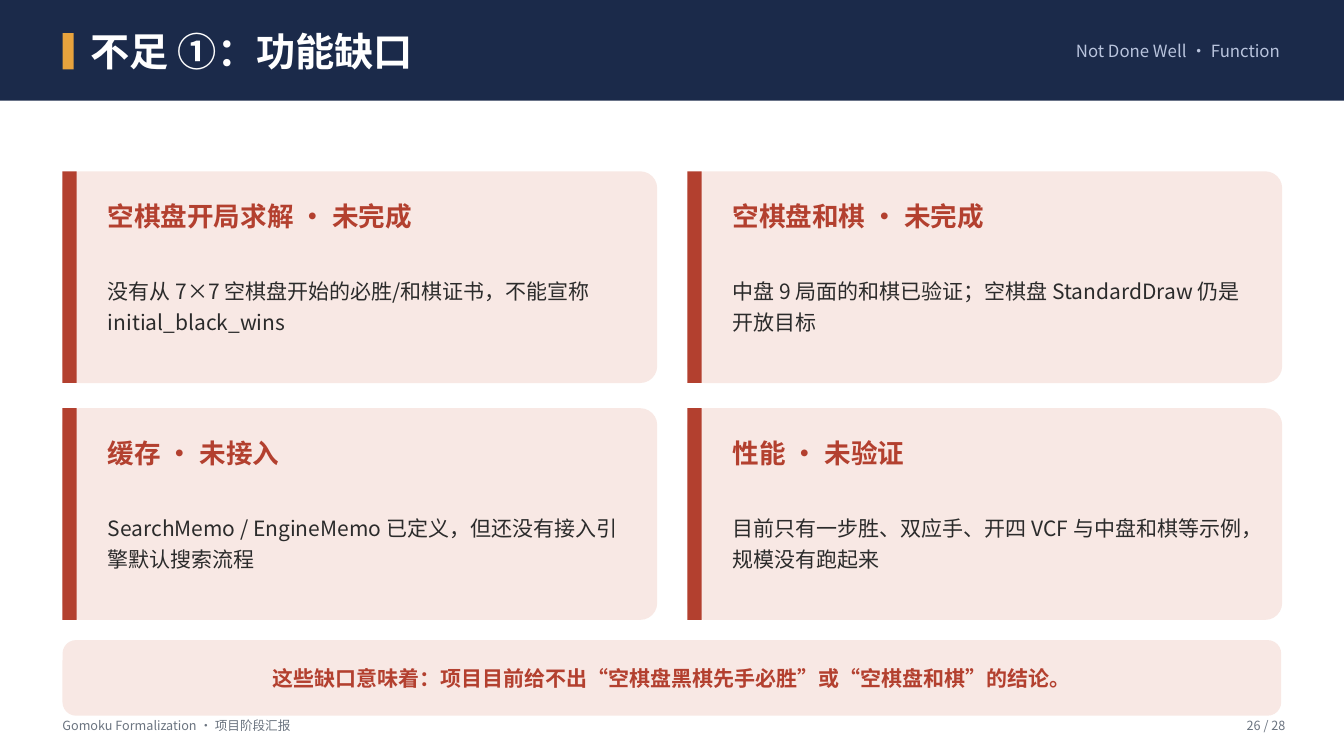
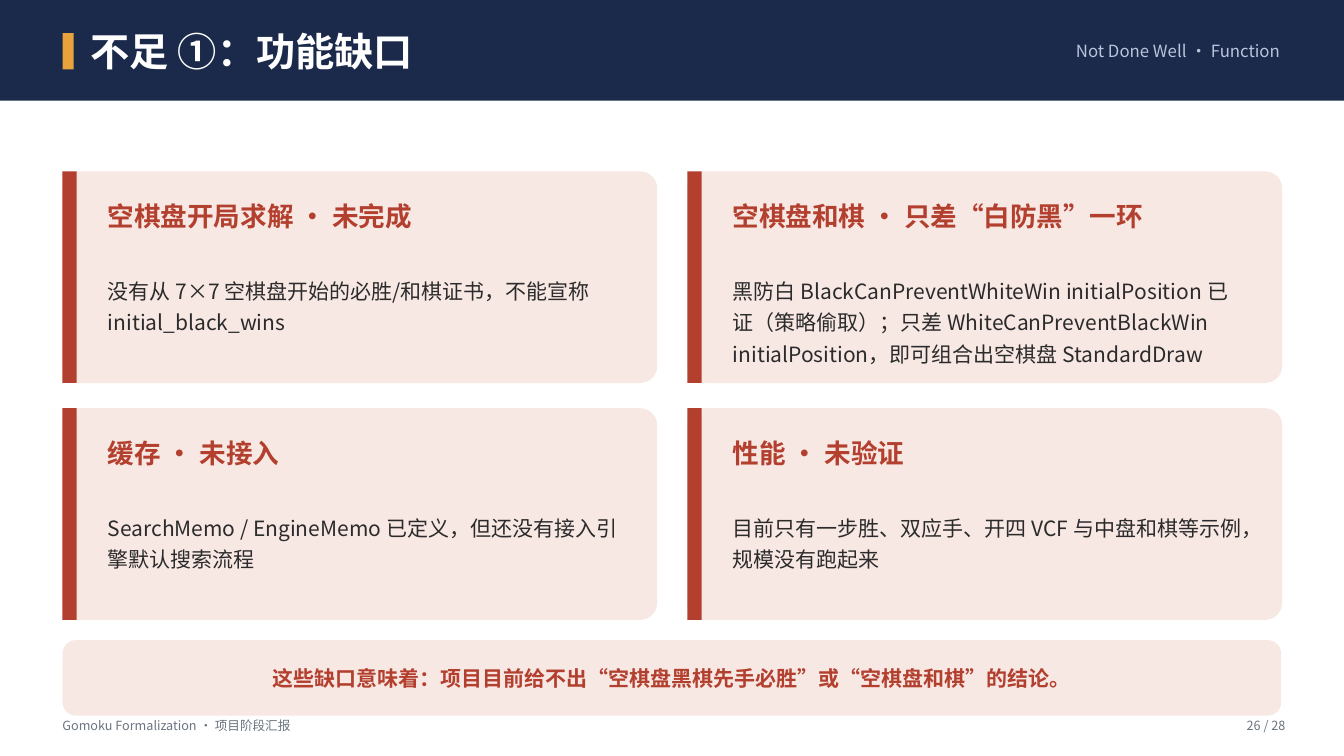
Before and after one commit to 123tg/GomokuFormalization, a slide deck: slide 26 of 五子棋项目阶段汇报.pptx. Drawn at 1344x756 pixels with LibreOffice and Linux fonts; fonts in the diff are those of the drawing. Boxes give left, top, right and bottom in pixels: in the first picture for what was removed or moved away, otherwise in the second. Text is boxed around its words. In the diff, an @@ line names an element or a change of style, - is before the commit and + after.

Commit message:
docs: regenerate chapter PPT (28p) with exact remaining-gap wording; scripts updated

```diff
--- a/五子棋项目阶段汇报.pptx
+++ b/五子棋项目阶段汇报.pptx
@@ text at [733, 203, 1143, 229]: text changed @@
-空棋盘和棋 · 未完成
+空棋盘和棋 · 只差“白防黑”一环
@@ text at [733, 281, 1228, 364]: text changed @@
-中盘 9 局面的和棋已验证；空棋盘 StandardDraw 仍是开放目标
+黑防白 BlackCanPreventWhiteWin initialPosition 已证（策略偷取）；只差 WhiteCanPreventBlackWin initialPosition，即可组合出空棋盘 StandardDraw
```
Also in this commit, not shown: 1 other slide changed, 2 other files.
